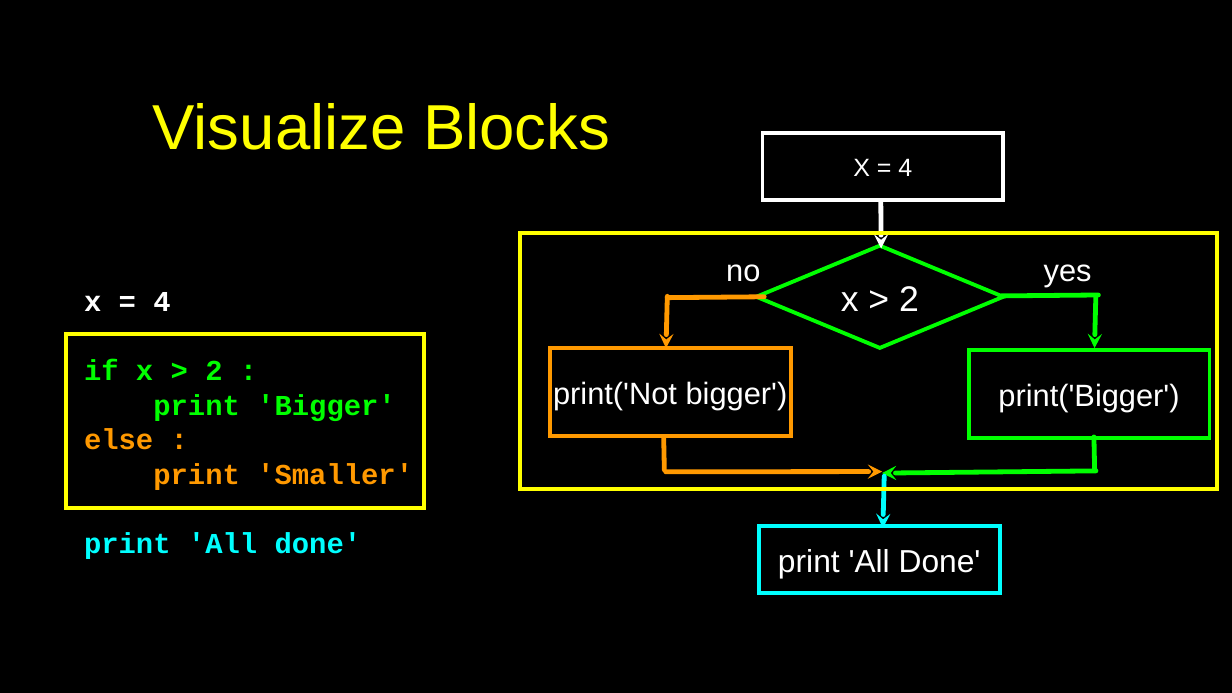
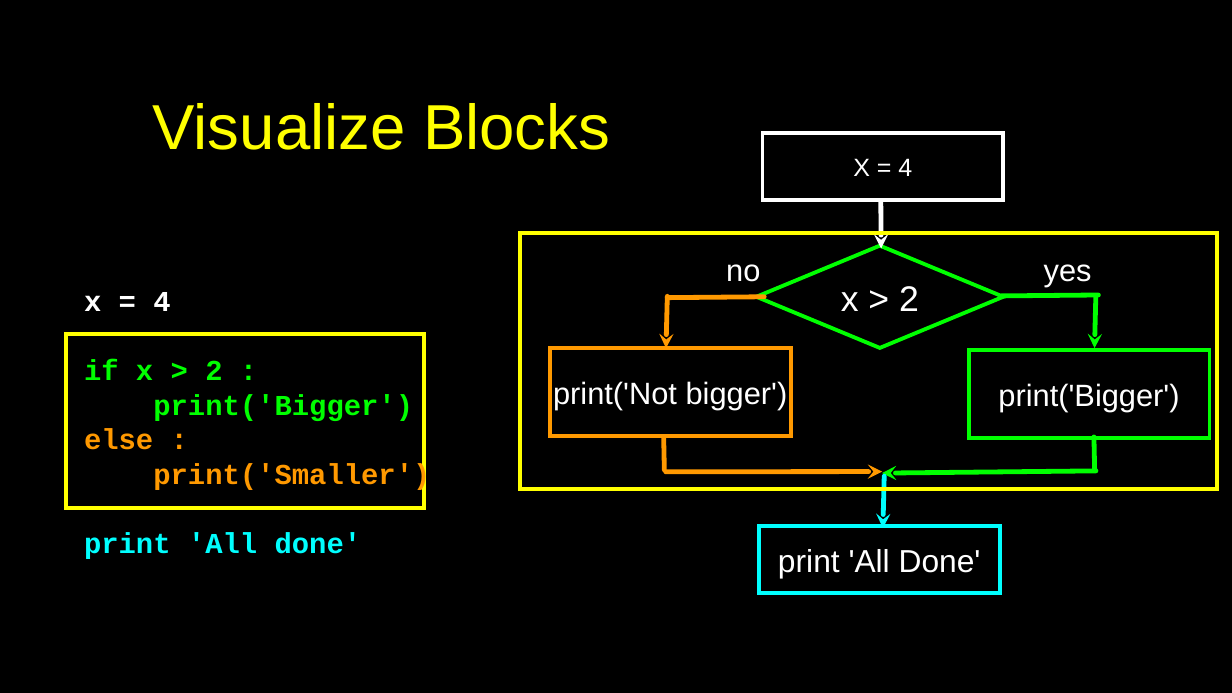
Before and after one commit to csev/py4e, a slide deck: slide 14 of lectures3/Pythonlearn-03-Conditional.pptx. Drawn at 1232x693 pixels with LibreOffice and Linux fonts; fonts in the diff are those of the drawing. Boxes give left, top, right and bottom in pixels: in the first picture for what was removed or moved away, otherwise in the second. Text is boxed around its words. In the diff, an @@ line names an element or a change of style, - is before the commit and + after.

```diff
--- a/lectures3/Pythonlearn-03-Conditional.pptx
+++ b/lectures3/Pythonlearn-03-Conditional.pptx
@@ text at (x1=153, y1=394, x2=413, y2=421): text changed @@
-print 'Bigger'
+print('Bigger')
@@ text at (x1=153, y1=463, x2=430, y2=492): text changed @@
-print 'Smaller'
+print('Smaller')
```
Also in this commit, not shown: 3 other slides changed, 1 other file.
